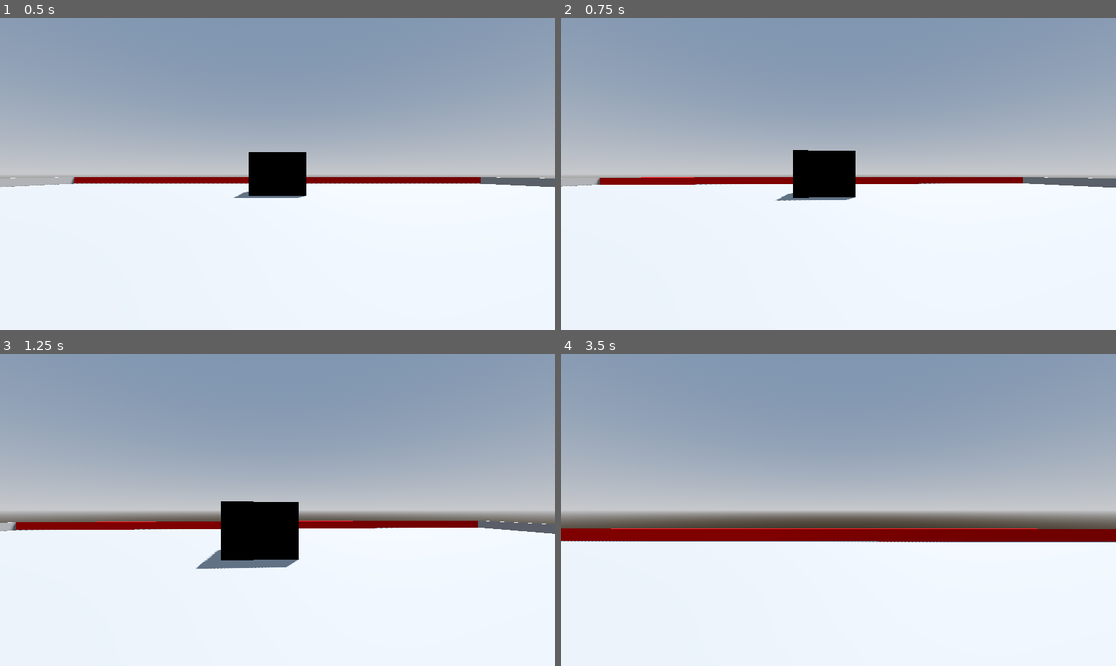
Above: before the commit, frames 1-4 (two rows, left to right).
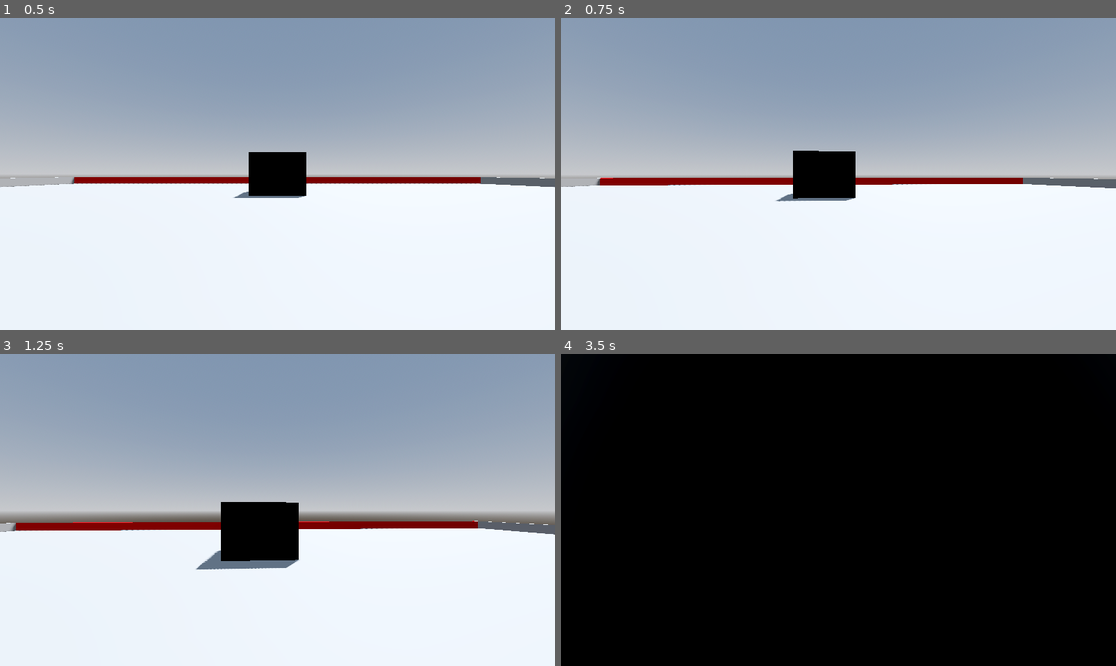
Above: after the commit, the same moments.

Repository: Assasquid/robot_rampage
Game: Godot game, scene res://Scenes/Levels/sand_box.tscn
Two runs of this game, one before a commit and one after it. Both use one fixed random seed, a clock stepped at 60 frames per second and the inputs below.
Inputs (mouse positions are in pixels of both pictures, inside the frame that each line leads up to):
- Up to frame 1 (0.5 s): no input
- Up to frame 2 (0.75 s): tap Enter at 0.5 s; move the mouse to (866, 174) at 0.52 s; hold W (move_forward) from 0.53 s (still down)
- Up to frame 3 (1.25 s): keep holding W (move_forward); tap Space (jump) at 0.77 s
- Up to frame 4 (3.5 s): keep holding W (move_forward); move the mouse to (810, 510) at 1.27 s; tap Space (jump) at 1.52, 3.02 s; move the mouse to (849, 503) at 2.02 s; move the mouse to (832, 516) at 2.77 s

Frame 1 is identical in both runs. In frame 2, 0.5% of the frame differs, in the area x 0-100%, y 42-59%; in frame 3, 0.5%; in frame 4, 100%, in the area x 0-100%, y 0-100%.

Commit message:
Allow camera to look up and down.
Also, add some collisions to the boundaries of the sand box...

Diff:
--- a/Scenes/Levels/sand_box.tscn
+++ b/Scenes/Levels/sand_box.tscn
@@ -49,23 +49,28 @@
 
 [node name="NorthWall" type="CSGBox3D" parent="."]
 transform = Transform3D(1, 0, 0, 0, 1, 0, 0, 0, 1, 0, 0.5, -31.75)
+use_collision = true
 size = Vector3(63, 1, 0.5)
 material = SubResource("StandardMaterial3D_g63vk")
 
 [node name="EastWall" type="CSGBox3D" parent="."]
 transform = Transform3D(1, 0, 0, 0, 1, 0, 0, 0, 1, 31.75, 0.5, 0)
+use_collision = true
 size = Vector3(0.5, 1, 64)
 
 [node name="SouthWall" type="CSGBox3D" parent="."]
 transform = Transform3D(1, 0, 0, 0, 1, 0, 0, 0, 1, 0, 0.5, 31.75)
+use_collision = true
 size = Vector3(63, 1, 0.5)
 material = SubResource("StandardMaterial3D_ai4wa")
 
 [node name="WestWall" type="CSGBox3D" parent="."]
 transform = Transform3D(1, 0, 0, 0, 1, 0, 0, 0, 1, -31.75, 0.5, 0)
+use_collision = true
 size = Vector3(0.5, 1, 64)
 
 [node name="Squantz" type="CSGBox3D" parent="."]
 transform = Transform3D(1, 0, 0, 0, 1, 0, 0, 0, 1, 0, 1.5, -16)
+use_collision = true
 size = Vector3(4, 3, 4)
 material = SubResource("StandardMaterial3D_2aeto")
--- a/Scenes/player.tscn
+++ b/Scenes/player.tscn
@@ -15,5 +15,7 @@
 [node name="CollisionShape3D" type="CollisionShape3D" parent="."]
 shape = SubResource("CapsuleShape3D_gteyd")
 
-[node name="Camera3D" type="Camera3D" parent="."]
+[node name="CameraPivot" type="Node3D" parent="."]
 transform = Transform3D(1, 0, 0, 0, 1, 0, 0, 0, 1, 0, 0.5, 0)
+
+[node name="Camera3D" type="Camera3D" parent="CameraPivot"]
--- a/Scripts/player.gd
+++ b/Scripts/player.gd
@@ -7,6 +7,8 @@
 # Get the gravity from the project settings to be synced with RigidBody nodes.
 var gravity: float = ProjectSettings.get_setting("physics/3d/default_gravity")
 var mouse_motion := Vector2.ZERO
+
+@onready var camera_pivot: Node3D = $CameraPivot
 
 
 func _ready() -> void:
@@ -47,4 +49,8 @@
 
 func handle_camera_rotation() -> void:
 	rotate_y(mouse_motion.x)
+	camera_pivot.rotate_x(mouse_motion.y)
+	camera_pivot.rotation_degrees.x = clampf(
+		camera_pivot.rotation_degrees.x, -90.0, 90.0
+	)
 	mouse_motion = Vector2.ZERO
